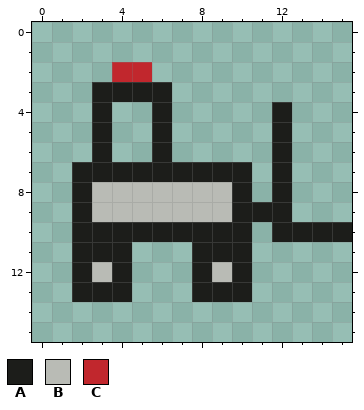
Pixel-art file -- design/sprites/forklift.aseprite. Above: the version before the commit.
16x16 pixels, 1 frame.
Palette (. is transparent): A #1c1d1a  B #b9bbb5  C #c1272d
Pixels before, first column x 2:
 2 ..CC..........
 3 .AAAA.........
 4 .A..A.....A...
 5 .A..A.....A...
 6 .A..A.....A...
 7 AAAAAAAAA.A...
 8 ABBBBBBBA.A...
 9 ABBBBBBBAAA...
10 AAAAAAAAA.AAAA
11 AAA...AAA.....
12 ABA...ABA.....
13 AAA...AAA.....
Now the later version:
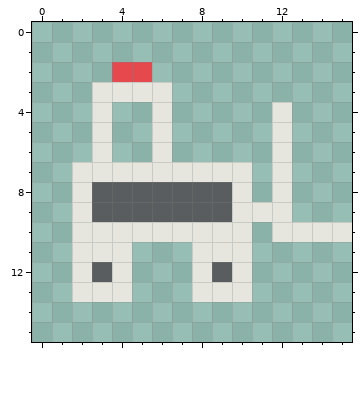
What changed:
colour A: #1c1d1a -> #e6e6df
colour B: #b9bbb5 -> #5a5d5f
colour C: #c1272d -> #e5484d
